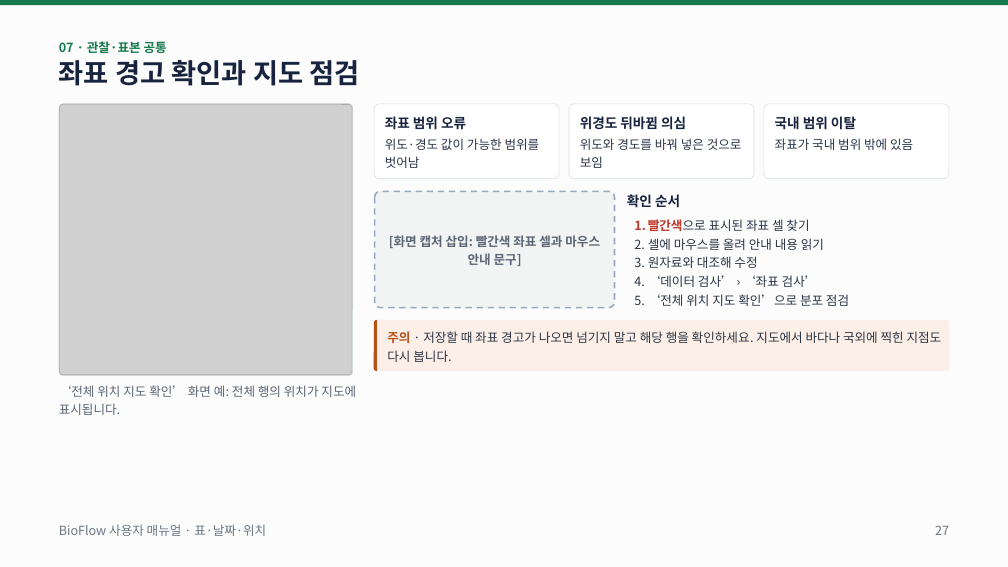
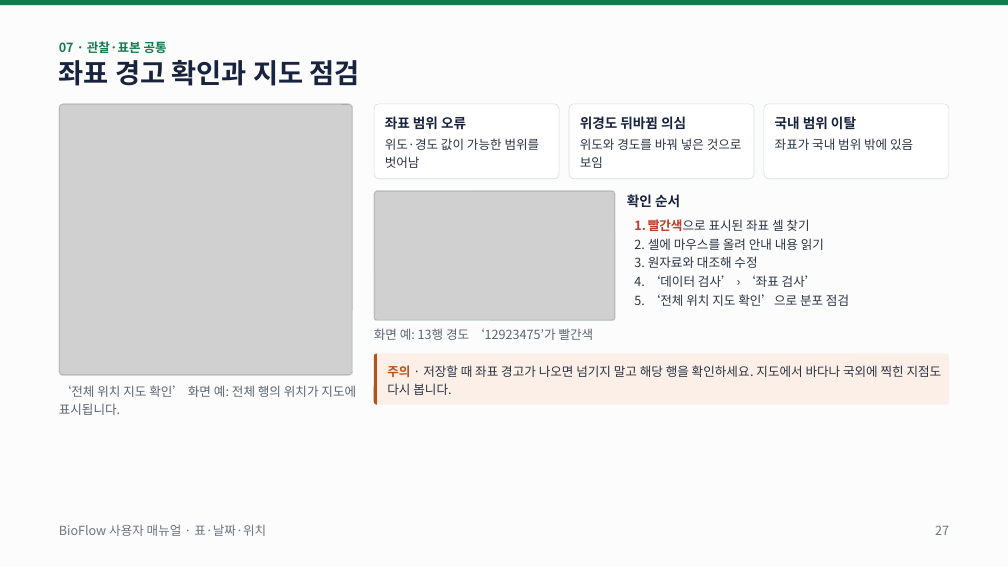
Before and after one commit to jin123346/BioFlow, a slide deck: slide 27 of docs/presentation/BioFlow 사용자 매뉴얼.pptx. Drawn at 1008x567 pixels with LibreOffice and Linux fonts; fonts in the diff are those of the drawing; grey boxes stand for pictures. Boxes give left, top, right and bottom in pixels: in the first picture for what was removed or moved away, otherwise in the second. Text is boxed around its words. In the diff, an @@ line names an element or a change of style, - is before the commit and + after.

```diff
--- a/docs/presentation/BioFlow 사용자 매뉴얼.pptx
+++ b/docs/presentation/BioFlow 사용자 매뉴얼.pptx
@@ rounded rectangle resized from (x1=374, y1=191, x2=614, y2=308) to (x1=374, y1=191, x2=615, y2=321) @@
@@ rounded rectangle at (x1=374, y1=191, x2=615, y2=321): fill #F1F4F3 to #FFFFFF; outline #9AA8BC 1.5 pt dashed to none; proportions changed @@
@@ picture added at (x1=374, y1=191, x2=615, y2=321) @@
@@ rounded rectangle added at (x1=374, y1=191, x2=616, y2=321), outline #D5DFD9 0.5 pt @@
@@ text in rounded rectangle at (x1=389, y1=235, x2=600, y2=266): text removed @@
-[화면 캡처 삽입: 빨간색 좌표 셀과 마우스 안내 문구]
@@ text added at (x1=374, y1=328, x2=594, y2=340), 12 pt, text #5B6573 @@
+화면 예: 13행 경도 ‘12923475’가 빨간색
@@ rounded rectangle "주의 · 저장할 때 좌표 ..." moved from (x1=374, y1=320, x2=949, y2=371) to (x1=374, y1=354, x2=949, y2=405) @@
@@ freeform shape moved from (x1=374, y1=320, x2=949, y2=371) to (x1=374, y1=354, x2=949, y2=405) @@
```
Also in this commit, not shown: 6 other slides changed, 8 other files.
